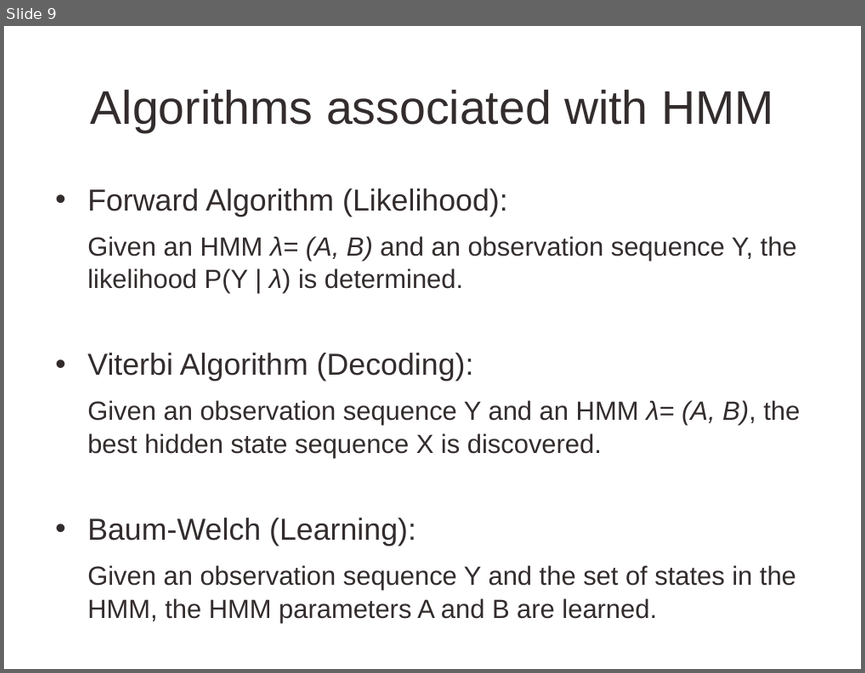
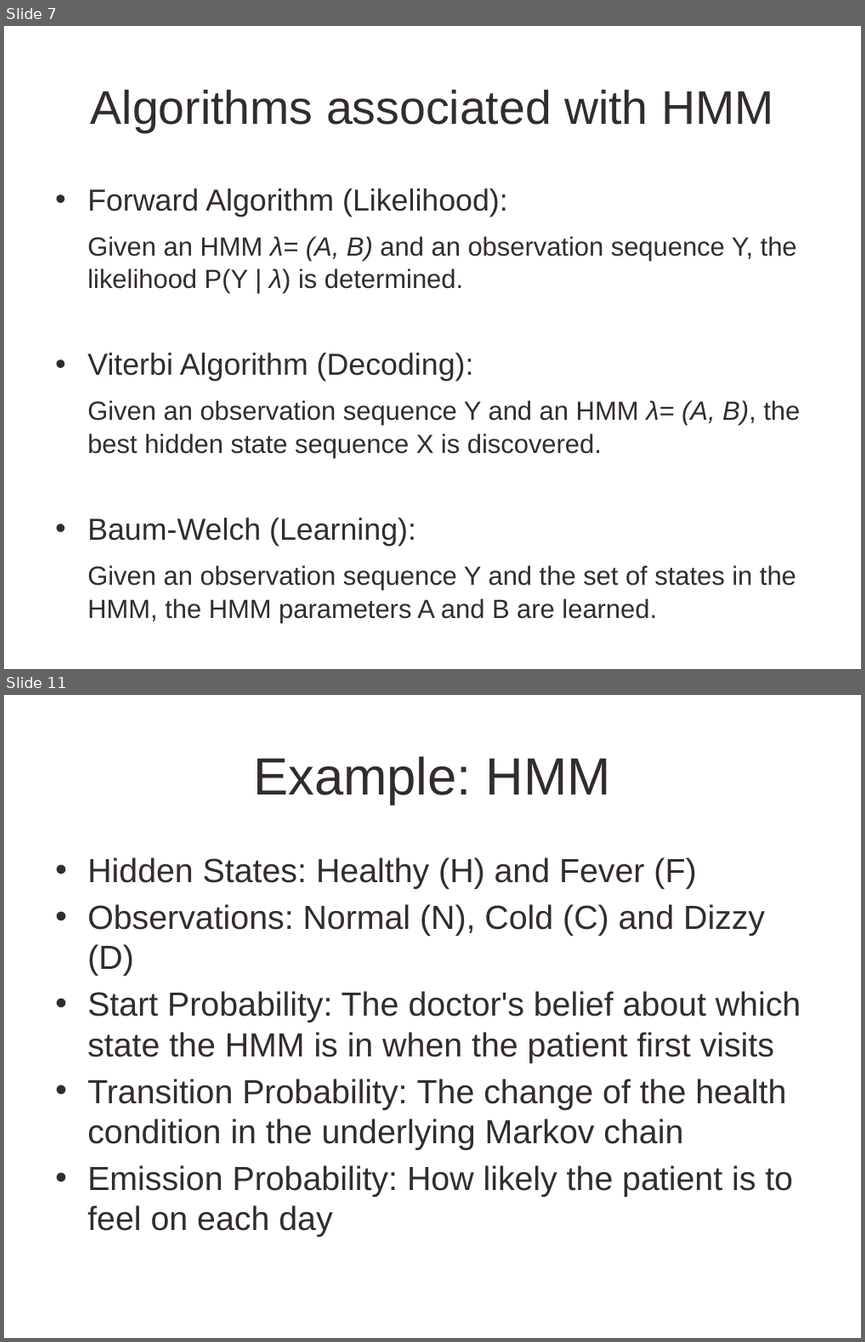
Before and after one commit to CourseReps/ECEN662-Spring2017, a slide deck: Students/KJyotsna/ECEN 662 - Inference on Markov Chain.pptx. Shown one above the other, each under a label of ours: slide 9 before the commit, slides 7 and 11 after it; the slides between them are not shown. The pictures are 865x673 and 865x1342 pixels, drawn with LibreOffice and Linux fonts; fonts in the diff are those of the drawing; background and template pictures are left out. Boxes give left, top, right and bottom in pixels: in the first picture for what was removed or moved away, otherwise in the second. Text is boxed around its words. In the diff, an @@ line names an element or a change of style, - is before the commit and + after.

```diff
--- a/Students/KJyotsna/ECEN 662 - Inference on Markov Chain.pptx
+++ b/Students/KJyotsna/ECEN 662 - Inference on Markov Chain.pptx
@@ slide 11 added at bbox=[4, 695, 861, 1338], background picture (left out) @@
@@ title added at bbox=[253, 756, 611, 805], 44 pt, text #332C2C @@
+Example: HMM
@@ text added at bbox=[87, 857, 800, 1236], 28.1 pt, text #332C2C @@
+• Hidden States: Healthy (H) and Fever (F)
+• Observations: Normal (N), Cold (C) and Dizzy (D)
+• Start Probability: The doctor's belief about which state the HMM is in when the patient first visits
+• Transition Probability: The change of the health condition in the underlying Markov chain
+• Emission Probability: How likely the patient is to feel on each day
@@ what was slide 9 is now slide 7 @@
```
Also in this commit, not shown: 2 slides changed, 13 other slides added, 2 slides removed.
